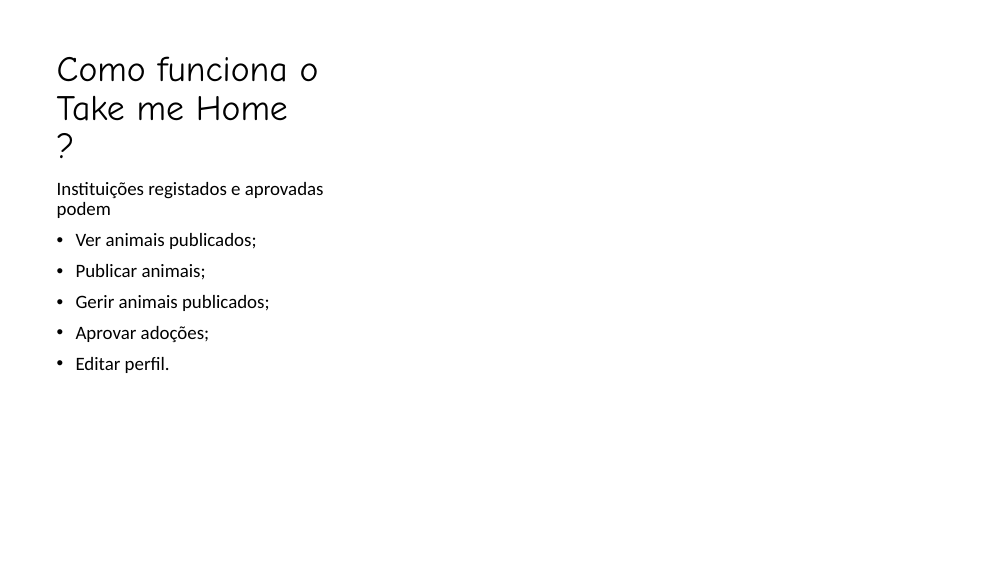
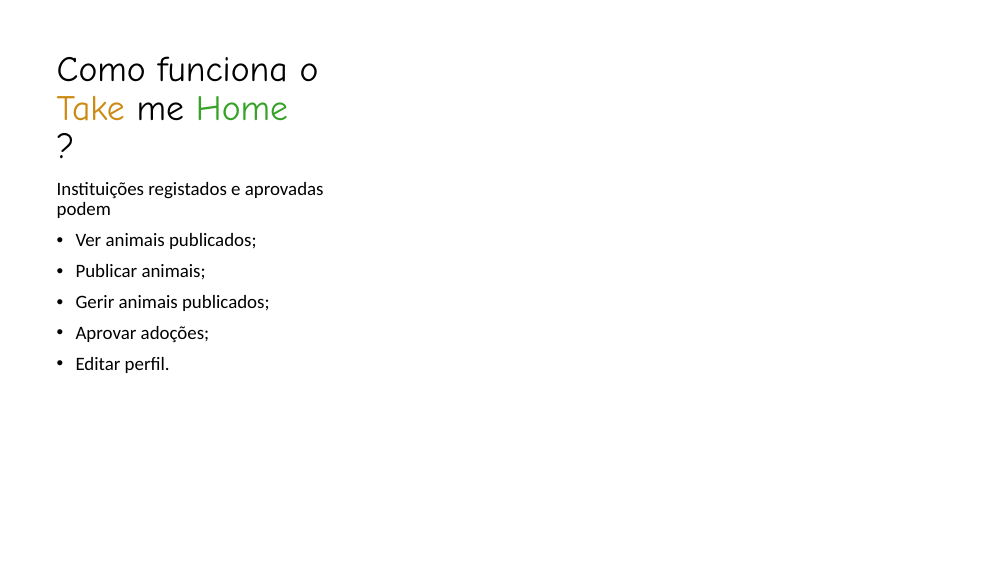
Before and after one commit to diogosousa034/pap, a slide deck: slide 5 of Take me Home.pptx. Drawn at 1008x567 pixels with LibreOffice and Linux fonts; fonts in the diff are those of the drawing; background and template pictures are left out. Boxes give left, top, right and bottom in pixels: in the first picture for what was removed or moved away, otherwise in the second. Text is boxed around its words. In the diff, an @@ line names an element or a change of style, - is before the commit and + after.

```diff
--- a/Take me Home.pptx
+++ b/Take me Home.pptx
@@ title "Como funciona o Take me ..." at [57,56,319,121]: text colour #000000 to #CC8A14 in "Take"; text colour #000000 to #36A327 in "Home" @@
```
Also in this commit, not shown: 4 other slides changed, 1 other file.
